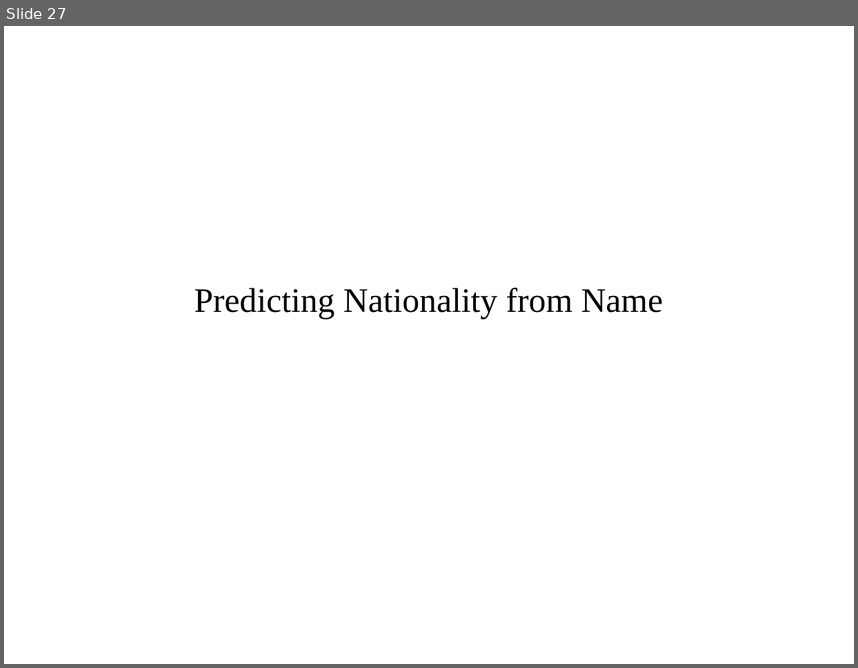
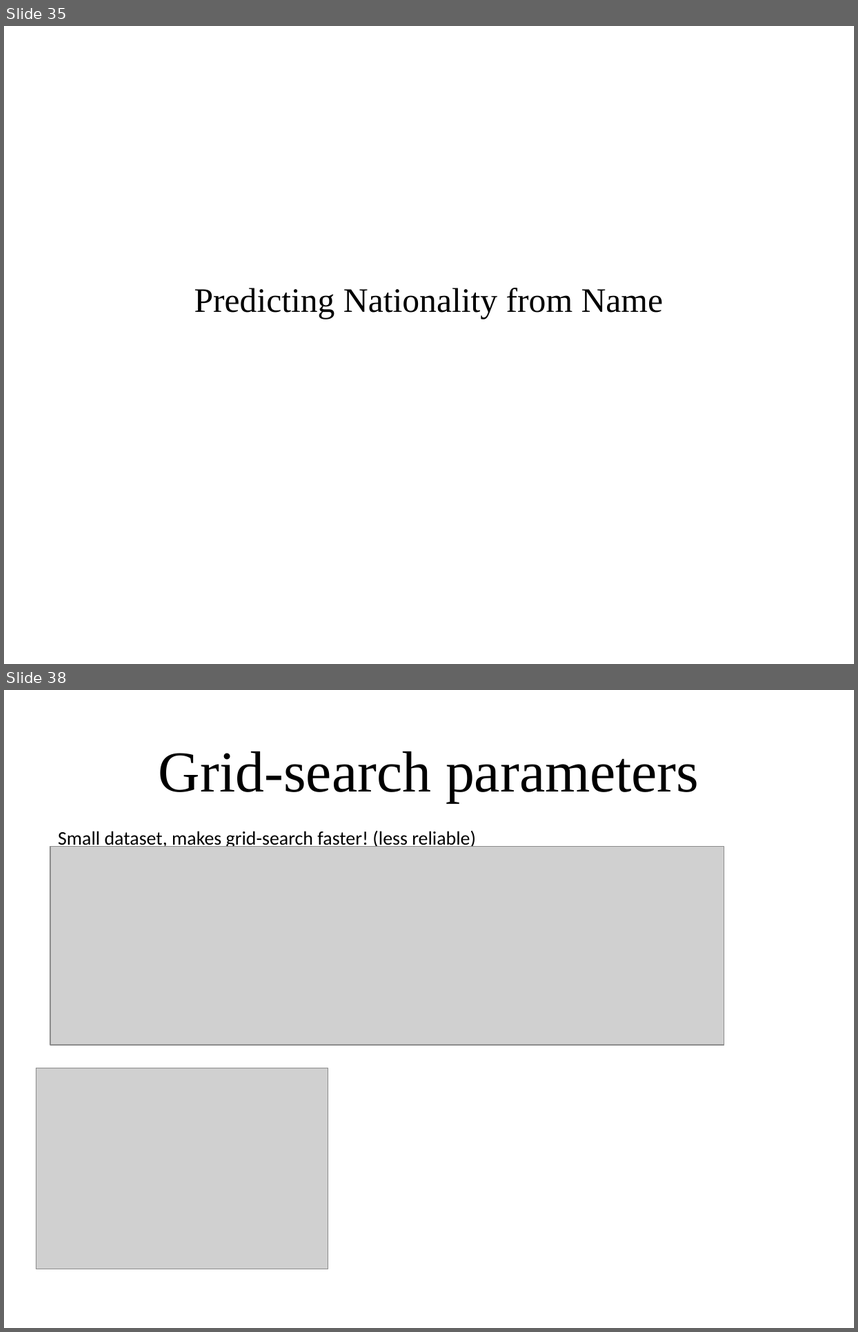
Before and after one commit to amueller/applied_ml_spring_2017, a slide deck: slides/aml-19-040317.odp. Shown one above the other, each under a label of ours: slide 27 before the commit, slides 35 and 38 after it; the slides between them are not shown. The pictures are 858x668 and 858x1332 pixels, drawn with LibreOffice and Linux fonts; fonts in the diff are those of the drawing; grey boxes stand for pictures. Boxes give left, top, right and bottom in pixels: in the first picture for what was removed or moved away, otherwise in the second. Text is boxed around its words. In the diff, an @@ line names an element or a change of style, - is before the commit and + after.

```diff
--- a/slides/aml-19-040317.odp
+++ b/slides/aml-19-040317.odp
@@ slide 38 added at <box>4,690,854,1328</box>, background #FFFFFF @@
@@ title added at <box>159,751,699,802</box>, 54 pt, text #000000 @@
+Grid-search parameters
@@ text added at <box>58,830,476,849</box>, 18 pt, text #000000 @@
+Small dataset, makes grid-search faster! (less reliable)
@@ picture added at <box>50,847,724,1045</box> @@
@@ picture added at <box>36,1068,328,1268</box> @@
@@ what was slide 27 is now slide 35 @@
```
Also in this commit, not shown: 2 slides changed, 23 other slides added, 6 slides removed, 2 other files.
